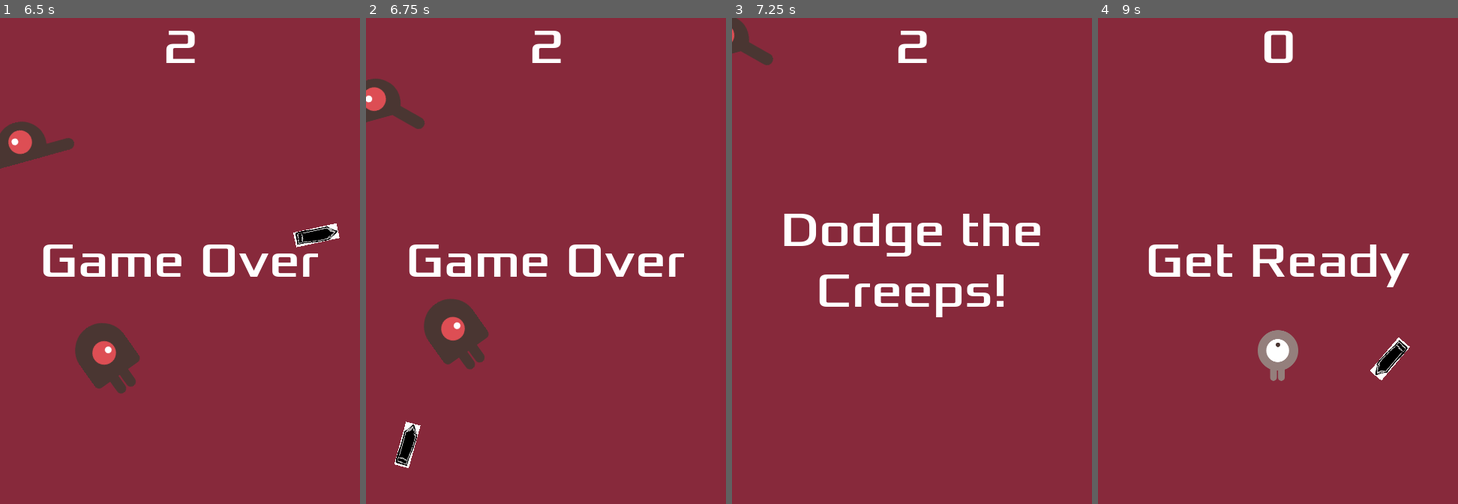
Above: before the commit, frames 1-4 (left to right).
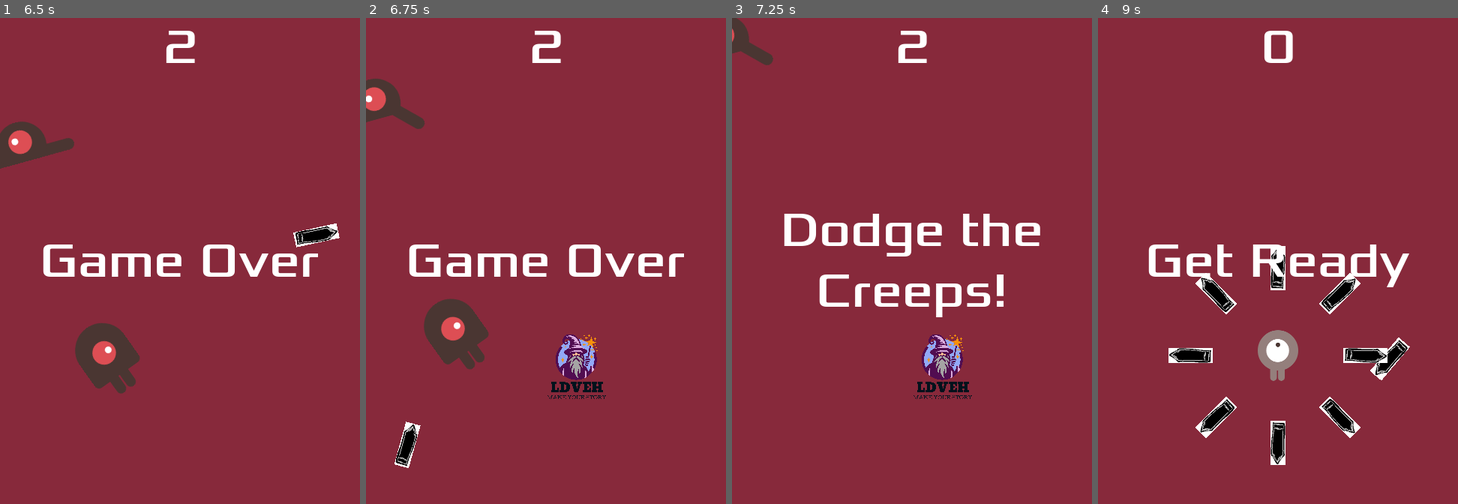
Above: after the commit, the same moments.

Repository: clement-machtelinckx/godot_tuto
Game: Godot game, scene res://main.tscn
Same seed, same stepped clock (60 frames per second), same inputs: the game is played once before the commit and once after it.
Inputs (mouse positions are in pixels of both pictures, inside the frame that each line leads up to):
- Up to frame 1 (6.5 s): click "Start" at 0.5 s; move the mouse to (259, 236) at 1.27 s; hold Right (move_right) 1.28-2.03 s; click (259, 236) at 1.35 s; move the mouse to (108, 285) at 2.02 s; hold Down (move_down) 2.03-2.78 s; click (108, 285) at 2.1 s; move the mouse to (216, 154) at 2.77 s; hold Right (move_right) 2.78-3.53 s; click (216, 154) at 2.85 s; move the mouse to (162, 358) at 3.52 s; hold Up (move_up) 3.53-4.28 s; click (162, 358) at 3.6 s; move the mouse to (288, 333) at 4.27 s; hold Left (move_left) 4.28-5.78 s; click (288, 333) at 4.35 s; move the mouse to (72, 188) at 5.02 s; click (72, 188) at 5.1 s; move the mouse to (198, 261) at 5.77 s; hold Down (move_down) from 5.78 s (still down); click (198, 261) at 5.85 s
- Up to frame 2 (6.75 s): move the mouse to (492, 139) at 6.52 s; release Down (move_down) at 6.53 s; hold Right (move_right) from 6.53 s (still down); click (492, 139) at 6.6 s
- Up to frame 3 (7.25 s): keep holding Right (move_right)
- Up to frame 4 (9 s): move the mouse to (1357, 236) at 7.27 s; release Right (move_right) at 7.28 s; hold Up (move_up) 7.28-8.03 s; click (1357, 236) at 7.35 s; move the mouse to (1206, 285) at 8.02 s; hold Right (move_right) 8.03-8.75 s; click (1206, 285) at 8.1 s; click "Start" at 8.75 s

Frame 1 is identical in both runs. In frame 2, 1.1% of the frame differs, in the area x 50-67%, y 65-79%; in frame 3, 1.1%; in frame 4, 2.9%, in the area x 19-81%, y 46-92%.

Commit message:
add PowerUp

Diff:
--- a/main.gd
+++ b/main.gd
@@ -1,6 +1,7 @@
 extends Node
 
 @export var mob_scene: PackedScene
+@export var powerup_scene: PackedScene
 var score: int = 0
 
 func _ready():
@@ -63,3 +64,16 @@
 	$StartTimer.start()
 	get_tree().call_group("mobs", "queue_free")
 	$Music.play()
+	$PowerUpTimer.start() # <--- démarre le spawn de powerups
+
+
+
+func _on_power_up_timer_timeout() -> void:
+	var p: Node2D = powerup_scene.instantiate()
+	# Spawn dans la zone visible
+	var rect := get_viewport().get_visible_rect()
+	var margin := 24.0
+	var x := randf_range(rect.position.x + margin, rect.end.x - margin)
+	var y := randf_range(rect.position.y + margin, rect.end.y - margin)
+	p.global_position = Vector2(x, y)
+	add_child(p)
--- a/main.tscn
+++ b/main.tscn
@@ -1,8 +1,9 @@
-[gd_scene load_steps=8 format=3 uid="uid://csqsc35yner"]
+[gd_scene load_steps=9 format=3 uid="uid://csqsc35yner"]
 
 [ext_resource type="Script" uid="uid://0o0os1yjw5w" path="res://main.gd" id="1_0xm2m"]
 [ext_resource type="PackedScene" uid="uid://dmw3yudy5xyvl" path="res://player.tscn" id="1_ig7tw"]
 [ext_resource type="PackedScene" uid="uid://dcsuqv5wdvwg0" path="res://mob.tscn" id="2_h2yge"]
+[ext_resource type="PackedScene" uid="uid://dp1vhlvr5i2u6" path="res://power_up.tscn" id="3_272bh"]
 [ext_resource type="PackedScene" uid="uid://dmv4xvelfnqot" path="res://hud.tscn" id="4_1bvp3"]
 [ext_resource type="AudioStream" uid="uid://hskldlmnj2o5" path="res://art/House In a Forest Loop.ogg" id="4_7mycd"]
 [ext_resource type="AudioStream" uid="uid://bbv3exonwrotn" path="res://art/gameover.wav" id="5_272bh"]
@@ -16,6 +17,7 @@
 [node name="Main" type="Node"]
 script = ExtResource("1_0xm2m")
 mob_scene = ExtResource("2_h2yge")
+powerup_scene = ExtResource("3_272bh")
 
 [node name="ColorRect" type="ColorRect" parent="."]
 z_index = -100
@@ -48,6 +50,9 @@
 [node name="DeathSound" type="AudioStreamPlayer2D" parent="."]
 stream = ExtResource("5_272bh")
 
+[node name="PowerUpTimer" type="Timer" parent="."]
+wait_time = 6.0
+
 [node name="MobPath" type="Path2D" parent="."]
 curve = SubResource("Curve2D_0xm2m")
 
@@ -60,4 +65,5 @@
 [connection signal="timeout" from="MobTimer" to="." method="_on_mob_timer_timeout"]
 [connection signal="timeout" from="ScoreTimer" to="." method="_on_score_timer_timeout"]
 [connection signal="timeout" from="StartTimer" to="." method="_on_start_timer_timeout"]
+[connection signal="timeout" from="PowerUpTimer" to="." method="_on_power_up_timer_timeout"]
 [connection signal="start_game" from="HUD" to="." method="new_game"]
--- a/player.gd
+++ b/player.gd
@@ -72,3 +72,16 @@
 	var from := global_position
 	bullet.start(from, dir)
 	get_tree().current_scene.add_child(bullet)
+
+
+func burst():
+	# 8 directions (N, NE, E, SE, S, SW, W, NW)
+	var dirs := [
+		Vector2.UP, Vector2(1, -1), Vector2.RIGHT, Vector2(1, 1),
+		Vector2.DOWN, Vector2(-1, 1), Vector2.LEFT, Vector2(-1, -1),
+	]
+	var from := global_position
+	for d in dirs:
+		var b := bullet_scene.instantiate()
+		b.start(from, d)  # ton Bullet normalise déjà la direction et règle la rotation
+		get_tree().current_scene.add_child(b)
--- a/player.tscn
+++ b/player.tscn
@@ -36,8 +36,8 @@
 radius = 24.0
 height = 58.0
 
-[node name="Player" type="Area2D"]
-collision_mask = 4
+[node name="Player" type="Area2D" groups=["player"]]
+collision_mask = 12
 script = ExtResource("1_sweqy")
 bullet_scene = ExtResource("2_2hs0m")
 metadata/_edit_group_ = true
--- /dev/null
+++ b/power_up.gd
@@ -0,0 +1,19 @@
+extends Area2D
+@export var lifetime_sec: float = 10.0
+
+func _ready() -> void:
+	# Détecte l'entrée d'une Area2D (le Player est une Area2D)
+	area_entered.connect(_on_area_entered)
+	# Auto-despawn après X sec (sans Timer node si tu veux)
+	despawn_later()
+
+func despawn_later() -> void:
+	await get_tree().create_timer(lifetime_sec).timeout
+	if is_inside_tree():
+		queue_free()
+
+func _on_area_entered(area: Area2D) -> void:
+	if area.is_in_group("player"):
+		# Le player a la méthode burst() qu'on a ajoutée à l'étape 2
+		area.burst()
+		queue_free()
--- /dev/null
+++ b/power_up.tscn
@@ -0,0 +1,25 @@
+[gd_scene load_steps=4 format=3 uid="uid://dp1vhlvr5i2u6"]
+
+[ext_resource type="Script" uid="uid://dh8irgnl1tm1u" path="res://power_up.gd" id="1_rsmid"]
+[ext_resource type="Texture2D" uid="uid://cge88yc7p4652" path="res://art/logo-transparent.png" id="2_3jxhb"]
+
+[sub_resource type="CapsuleShape2D" id="CapsuleShape2D_vu7hg"]
+radius = 931.355
+height = 2467.75
+
+[node name="PowerUp" type="Area2D"]
+scale = Vector2(0.03, 0.03)
+collision_layer = 8
+script = ExtResource("1_rsmid")
+
+[node name="Sprite2D" type="Sprite2D" parent="."]
+texture = ExtResource("2_3jxhb")
+
+[node name="CollisionShape2D" type="CollisionShape2D" parent="."]
+skew = -0.0296706
+shape = SubResource("CapsuleShape2D_vu7hg")
+debug_color = Color(0.998278, 0.0330428, 9.62615e-07, 0.42)
+
+[node name="LifeTime" type="Timer" parent="."]
+wait_time = 10.0
+one_shot = true
--- a/project.godot
+++ b/project.godot
@@ -61,3 +61,4 @@
 2d_physics/layer_1="Player"
 2d_physics/layer_2="Bullets"
 2d_physics/layer_3="Mobs"
+2d_physics/layer_4="PowerUps"
Binary file added: art/logo-transparent.png
Not shown, added: art/logo-transparent.png.import
Not shown, added: power_up.gd.uid
Not shown, changed: .gitignore
